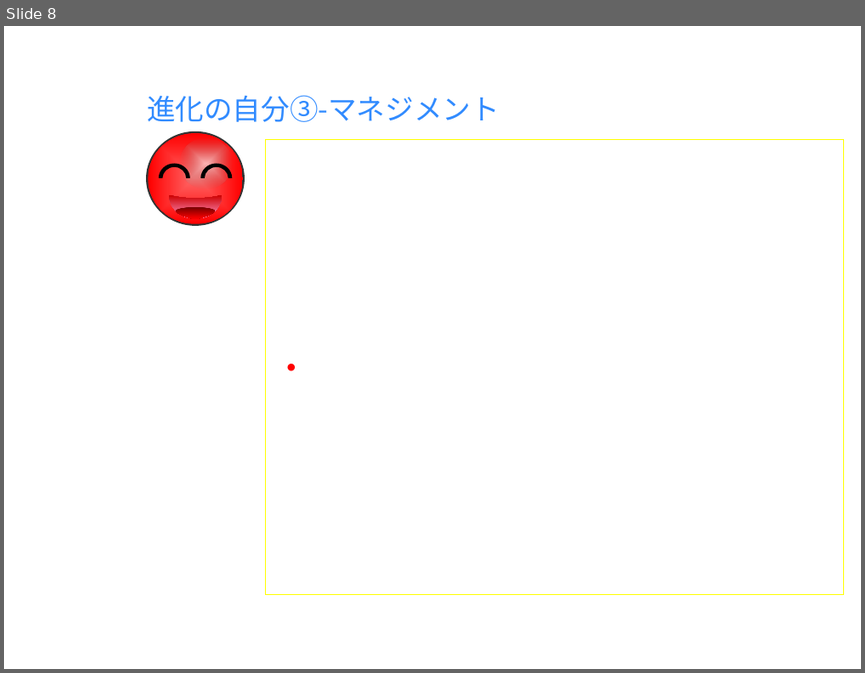
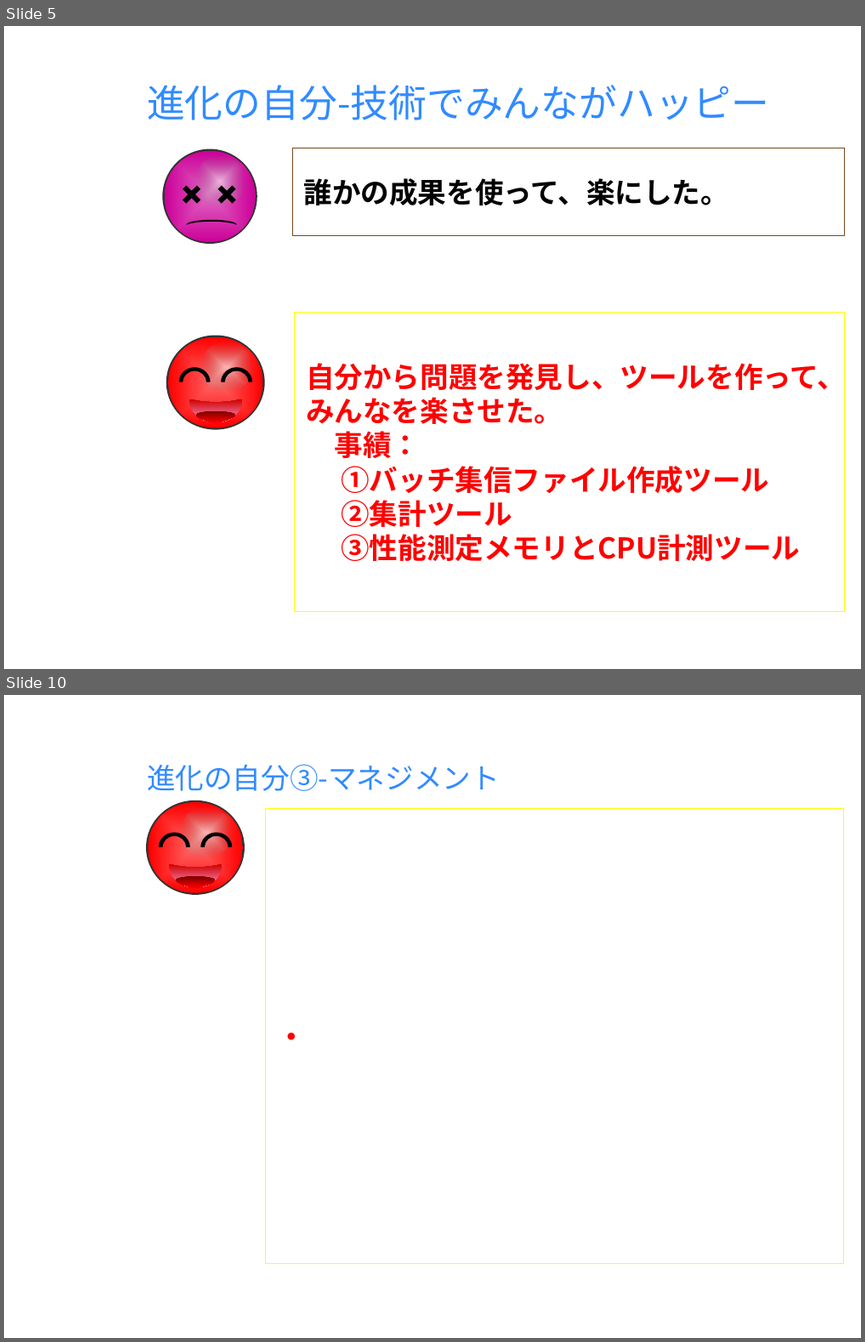
Before and after one commit to milo-bb/test, a slide deck: 昇格プレゼン(徐洋)_new.pptx. Shown one above the other, each under a label of ours: slide 8 before the commit, slides 5 and 10 after it; the slides between them are not shown. The pictures are 865x673 and 865x1342 pixels, drawn with LibreOffice and Linux fonts; fonts in the diff are those of the drawing; background and template pictures are left out. Boxes give left, top, right and bottom in pixels: in the first picture for what was removed or moved away, otherwise in the second. Text is boxed around its words. In the diff, an @@ line names an element or a change of style, - is before the commit and + after.

```diff
--- a/昇格プレゼン(徐洋)_new.pptx
+++ b/昇格プレゼン(徐洋)_new.pptx
@@ slide 5 added at (x1=4, y1=26, x2=861, y2=669), background picture (left out) @@
@@ title added at (x1=147, y1=85, x2=769, y2=120), 24 pt, text #318BFF @@
+進化の自分-技術でみんながハッピー
@@ rectangle added at (x1=292, y1=147, x2=844, y2=235), outline #76491B 0.75 pt, 18 pt, text #000000, bold @@
+誰かの成果を使って、楽にした。
@@ group added at (x1=163, y1=149, x2=257, y2=244): 3 ellipses, 2 freeform shapes, 1 moon @@
@@ rectangle added at (x1=294, y1=312, x2=844, y2=611), outline #FFFF00 0.75 pt, 18 pt, text #FF0000, bold @@
+自分から問題を発見し、ツールを作って、みんなを楽させた。
+事績：
+①バッチ集信ファイル作成ツール
+②集計ツール
+③性能測定メモリとCPU計測ツール
@@ group added at (x1=166, y1=335, x2=264, y2=431): 3 ellipses, 3 freeform shapes, 1 moon @@
@@ what was slide 8 is now slide 10 @@
```
Also in this commit, not shown: 6 slides changed, 1 other slide added.
